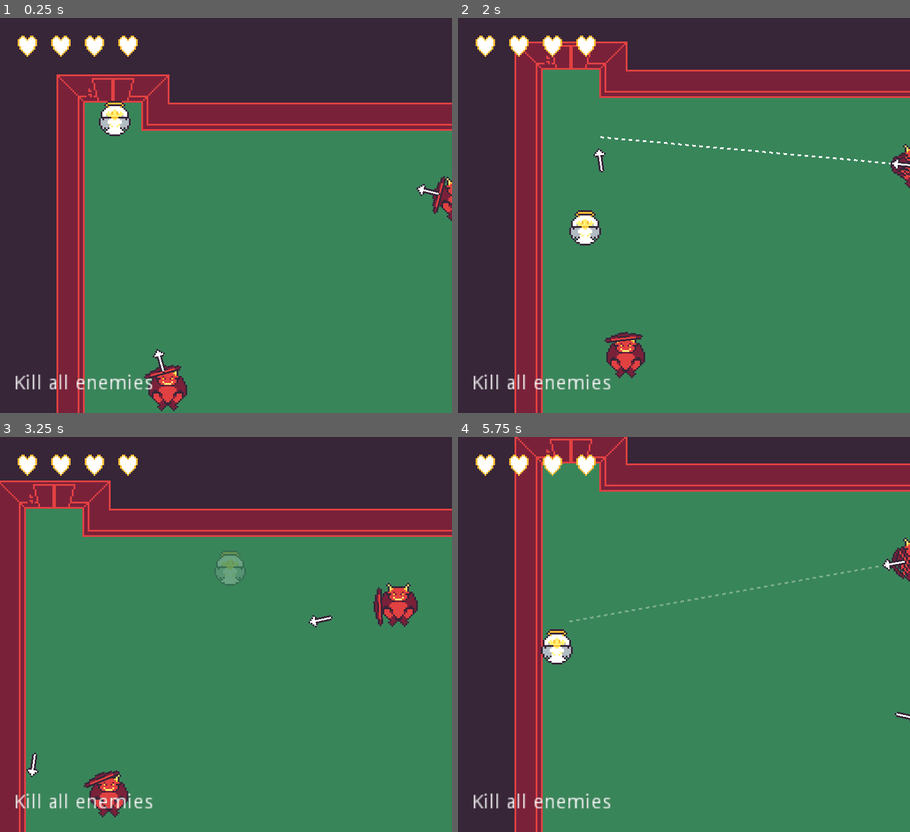
Above: before the commit, frames 1-4 (two rows, left to right).
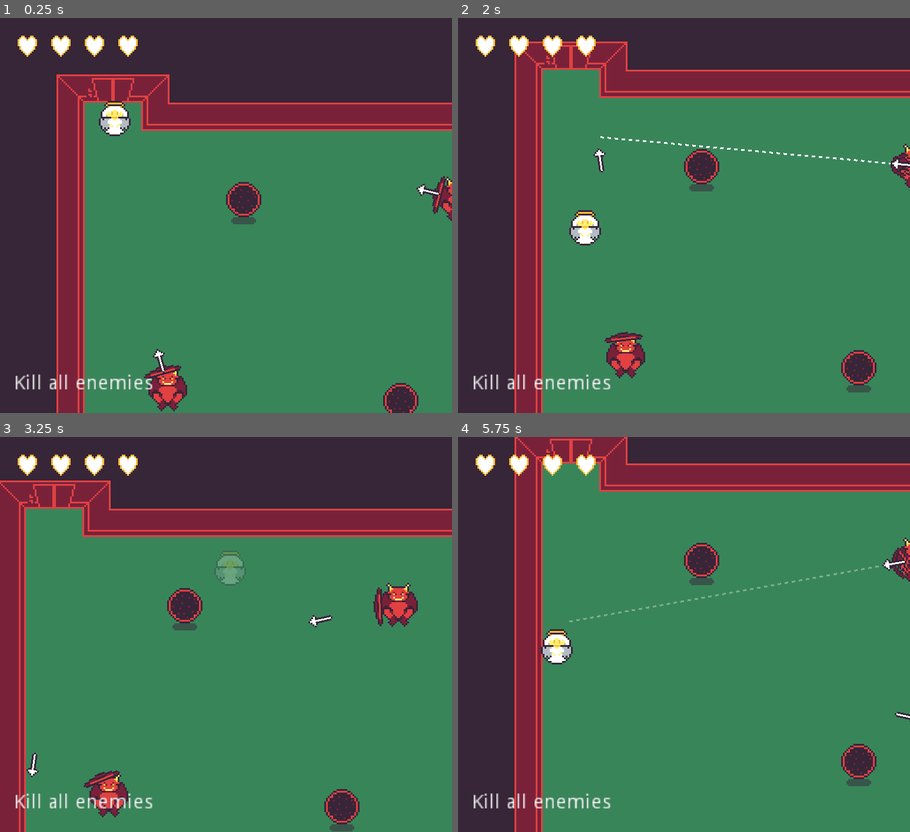
Above: after the commit, the same moments.

Repository: rthurmed/DiveIntoHell
Game: Godot game, scene res://src/levels/Main.tscn
The game is run twice, just before and just after one commit, with the same random seed, the same clock (stepped at 60 frames per second) and the same inputs. This scene is started directly instead of the project's main scene.
Inputs:
- Up to frame 1 (0.25 s): no input
- Up to frame 2 (2 s): hold D (player_right) 0.53-1.28 s; tap Space (player_dash) at 0.6, 1.35 s; hold S (player_down) from 1.28 s (still down)
- Up to frame 3 (3.25 s): release S (player_down) at 2.03 s; hold D (player_right) 2.03-2.78 s; tap Space (player_dash) at 2.1, 2.85 s; hold W (player_up) from 2.78 s (still down)
- Up to frame 4 (5.75 s): release W (player_up) at 3.53 s; hold A (player_left) 3.53-5.03 s; tap Space (player_dash) at 3.6, 4.35, 5.1 s; hold S (player_down) from 5.03 s (still down)

The runs differ from the first frame. In frame 1, 1.1% of the frame differs, in the area x 50-93%, y 41-100%; in frame 2, 1.3%, in the area x 50-93%, y 33-95%; in frame 3, 1.3%; in frame 4, 1.3%.

Commit message:
Implemented portals

Diff:
--- a/project.godot
+++ b/project.godot
@@ -126,6 +126,7 @@
 2d_physics/layer_2="player"
 2d_physics/layer_3="enemy"
 2d_physics/layer_4="arrow"
+2d_physics/layer_5="portal"
 
 [physics]
 
--- a/src/enemy/arrow/Arrow.tscn
+++ b/src/enemy/arrow/Arrow.tscn
@@ -7,7 +7,7 @@
 [sub_resource type="CircleShape2D" id=1]
 radius = 3.0
 
-[node name="Arrow" type="KinematicBody2D"]
+[node name="Arrow" type="KinematicBody2D" groups=["arrow"]]
 collision_layer = 8
 collision_mask = 15
 script = ExtResource( 2 )
--- a/src/levels/Main.tscn
+++ b/src/levels/Main.tscn
@@ -1,10 +1,11 @@
-[gd_scene load_steps=6 format=2]
+[gd_scene load_steps=7 format=2]
 
 [ext_resource path="res://assets/room_tileset.tres" type="TileSet" id=1]
 [ext_resource path="res://src/world/Door.tscn" type="PackedScene" id=2]
 [ext_resource path="res://src/levels/Level.tscn" type="PackedScene" id=3]
 [ext_resource path="res://src/player/Player.tscn" type="PackedScene" id=4]
 [ext_resource path="res://src/enemy/devil/Devil.tscn" type="PackedScene" id=5]
+[ext_resource path="res://src/world/Portal.tscn" type="PackedScene" id=6]
 
 [node name="Main" type="Node2D"]
 
@@ -44,3 +45,11 @@
 [node name="Devil2" parent="Level" instance=ExtResource( 5 )]
 position = Vector2( 95, 206 )
 path_target = NodePath("../Player")
+
+[node name="PortalRed1" parent="Level" instance=ExtResource( 6 )]
+position = Vector2( 138, 99 )
+path_exit_portal = NodePath("../PortalRed2")
+
+[node name="PortalRed2" parent="Level" instance=ExtResource( 6 )]
+position = Vector2( 227, 213 )
+path_exit_portal = NodePath("../PortalRed1")
--- /dev/null
+++ b/src/world/Portal.gd
@@ -0,0 +1,28 @@
+extends Area2D
+
+
+export var path_exit_portal: NodePath
+
+onready var exit_portal = get_node(path_exit_portal)
+onready var sound_teleport = $Sound/Teleport
+
+var ignored_names = {}
+
+
+func _on_Portal_body_entered(body):
+	if ignored_names.has(body.name): return
+
+	var offset = global_position - body.global_position
+	body.global_position = exit_portal.global_position - offset
+
+	exit_portal.ignore_until_exit(body.name)
+	sound_teleport.play()
+
+
+func ignore_until_exit(body_name):
+	ignored_names[body_name] = true
+
+
+func _on_Portal_body_exited(body):
+	if ignored_names.has(body.name):
+		ignored_names.erase(body.name)
--- /dev/null
+++ b/src/world/Portal.tscn
@@ -0,0 +1,35 @@
+[gd_scene load_steps=6 format=2]
+
+[ext_resource path="res://assets/portal.png" type="Texture" id=1]
+[ext_resource path="res://assets/shadow.png" type="Texture" id=2]
+[ext_resource path="res://src/world/Portal.gd" type="Script" id=3]
+[ext_resource path="res://assets/sfx/little-robot-sound-factory/Fantasy Sound Library/Spell_01.wav" type="AudioStream" id=4]
+
+[sub_resource type="CircleShape2D" id=1]
+
+[node name="Portal" type="Area2D"]
+collision_layer = 16
+collision_mask = 8
+script = ExtResource( 3 )
+
+[node name="Sprite" type="Sprite" parent="."]
+position = Vector2( 0, -12 )
+texture = ExtResource( 1 )
+hframes = 3
+
+[node name="Shadow" type="Sprite" parent="."]
+self_modulate = Color( 1, 1, 1, 0.498039 )
+texture = ExtResource( 2 )
+
+[node name="CollisionShape2D" type="CollisionShape2D" parent="."]
+position = Vector2( 0, -12 )
+shape = SubResource( 1 )
+
+[node name="Sound" type="Node" parent="."]
+
+[node name="Teleport" type="AudioStreamPlayer" parent="Sound"]
+stream = ExtResource( 4 )
+volume_db = -5.244
+
+[connection signal="body_entered" from="." to="." method="_on_Portal_body_entered"]
+[connection signal="body_exited" from="." to="." method="_on_Portal_body_exited"]
Not shown, added: assets/sfx/little-robot-sound-factory/Fantasy Sound Library/Spell_01.wav.import
Binary file added: assets/shadow.png
Not shown, added: assets/sfx/little-robot-sound-factory/Fantasy Sound Library/README.md
Not shown, added: assets/sfx/little-robot-sound-factory/Fantasy Sound Library/Spell_01.wav
